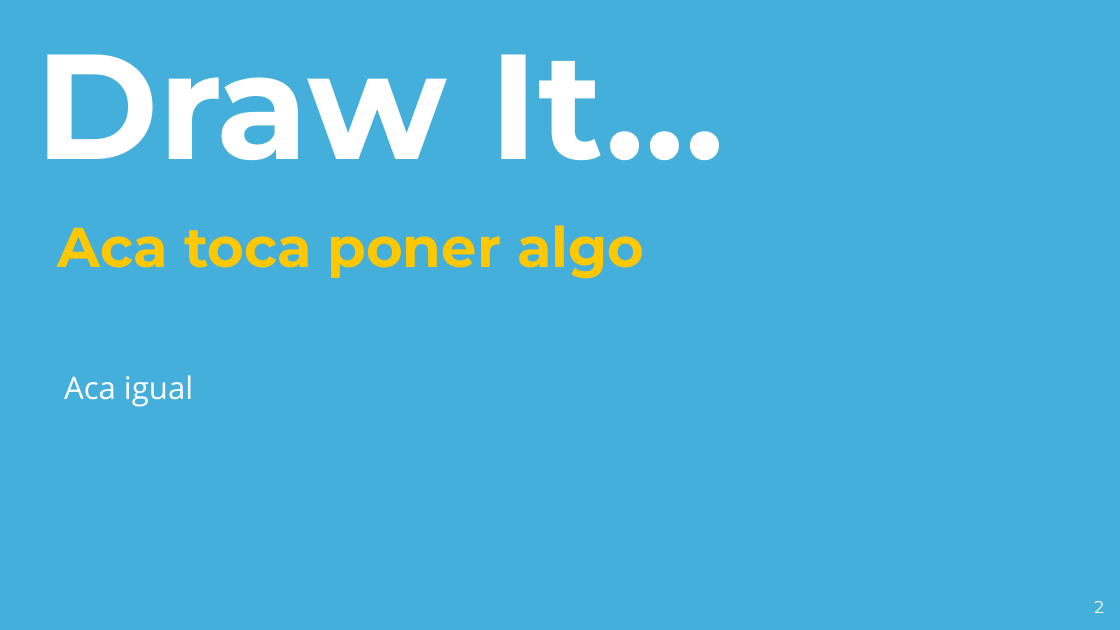
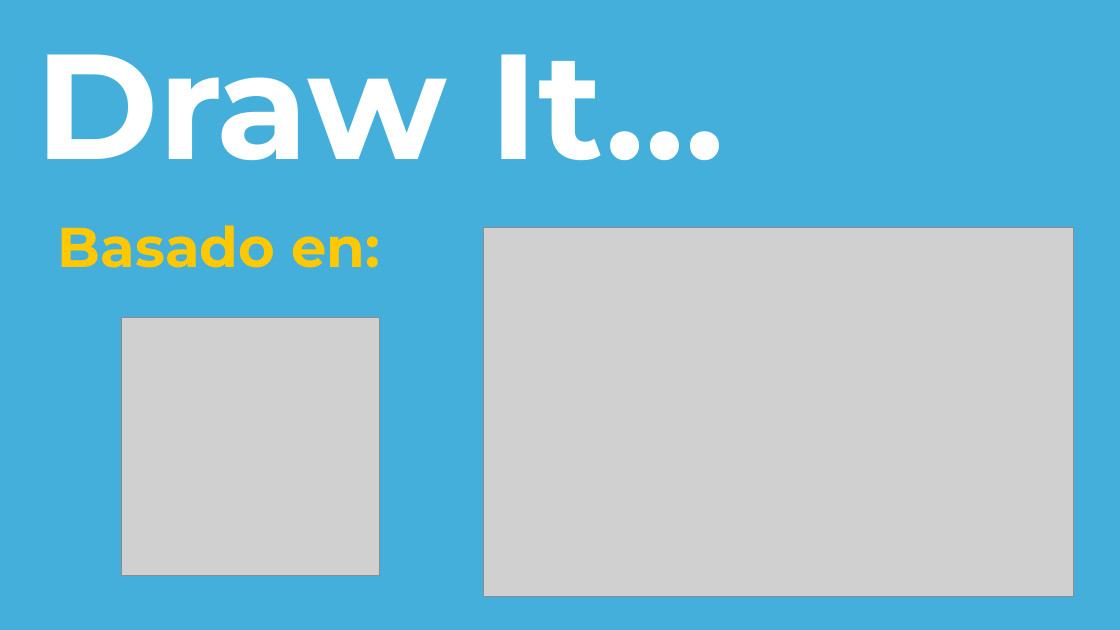
Before and after one commit to ARSW-Team-2020/Draw-It, a slide deck: slide 2 of Presentacion.pptx. Drawn at 1120x630 pixels with LibreOffice and Linux fonts; fonts in the diff are those of the drawing; grey boxes stand for pictures. Boxes give left, top, right and bottom in pixels: in the first picture for what was removed or moved away, otherwise in the second. Text is boxed around its words. In the diff, an @@ line names an element or a change of style, - is before the commit and + after.

```diff
--- a/Presentacion.pptx
+++ b/Presentacion.pptx
@@ subtitle at (58,225,380,268): text changed @@
-Aca toca poner algo
+Basado en:
@@ picture added at (484,228,1074,597) @@
@@ picture added at (122,317,380,575) @@
@@ text removed at (64,375,193,407) @@
-Aca igual
@@ page number removed at (1094,601,1104,613) @@
-2
```
Also in this commit, not shown: 4 other slides changed, 5 slides added, 4 slides removed, 5 other files.
